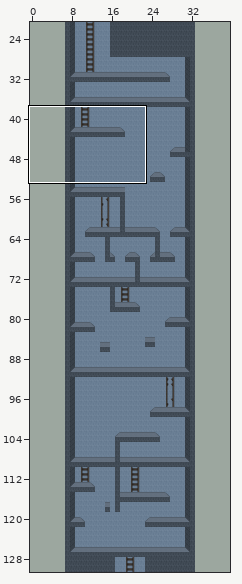
One commit to this Tiled map (JSON): assets/map/torre_4.json. The picture above shows the old version from afar; the outline marks the close-up.
Close-up. As it was:
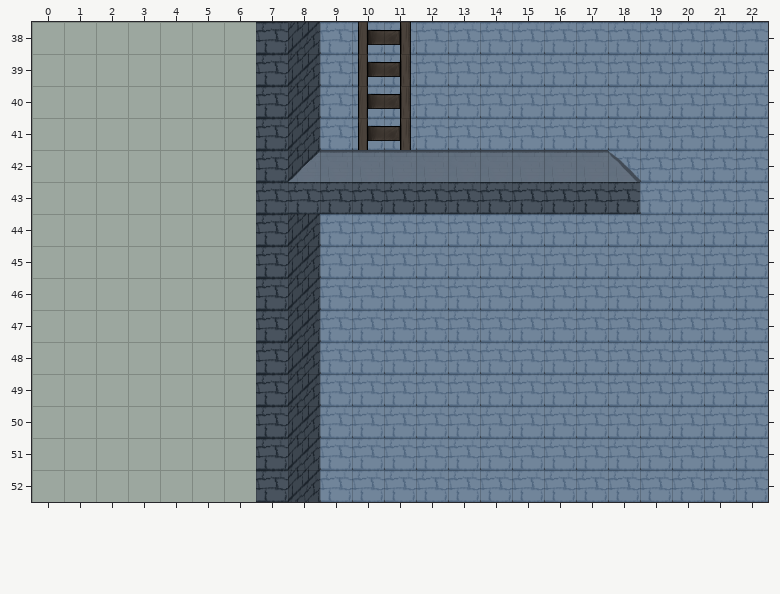
Cells are 32x32 px. Shown: x 0..22, y 38..52. The commit also changed other parts of the map, which this record leaves out.
New version:
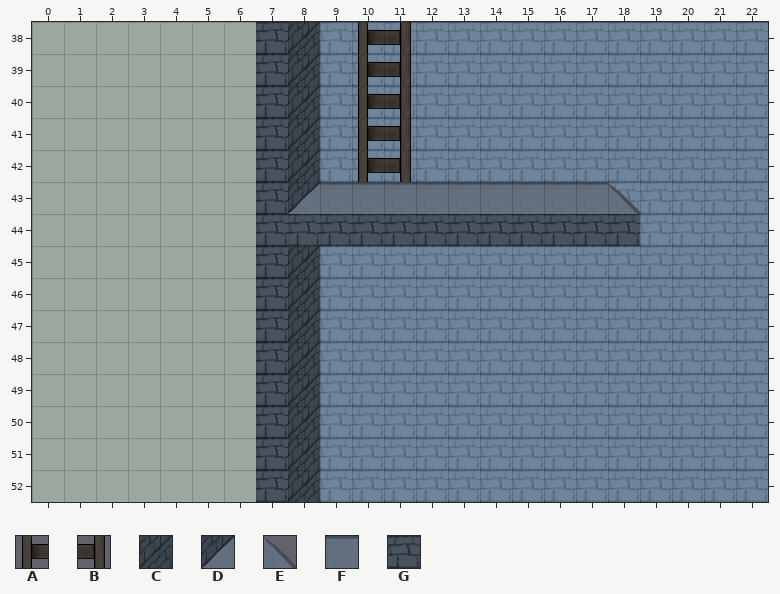
Key: from "torre4": A 6 "ladder", B 7 "ladder", C 11, D 16, E 19, F 37, G 38.
_ is an empty cell, . an unchanged one.
The edit:
--- layer "Tower"
@@ x 8..18 @@
-42 DFFFFFFFFFE
-43 GGGGGGGGGGG
-44 C__________
+42 C__________
+43 DFFFFFFFFFE
+44 GGGGGGGGGGG
--- layer "Interactuable"
@@ x 10..11 @@
-42 __
+42 AB
Where, in picture pixels (left, top, right, bottom), the same in both close-ups:
changed: (288, 150, 640, 246)
